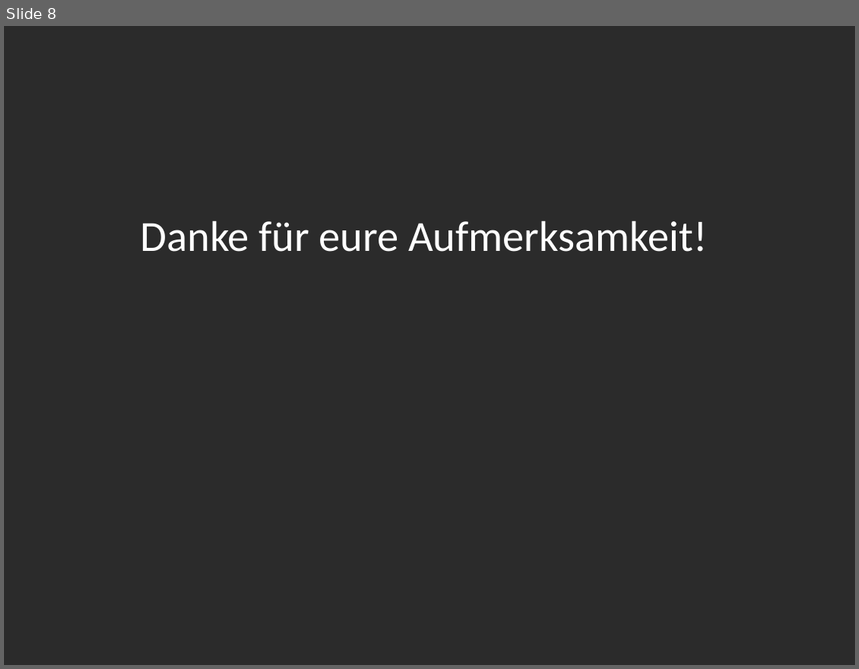
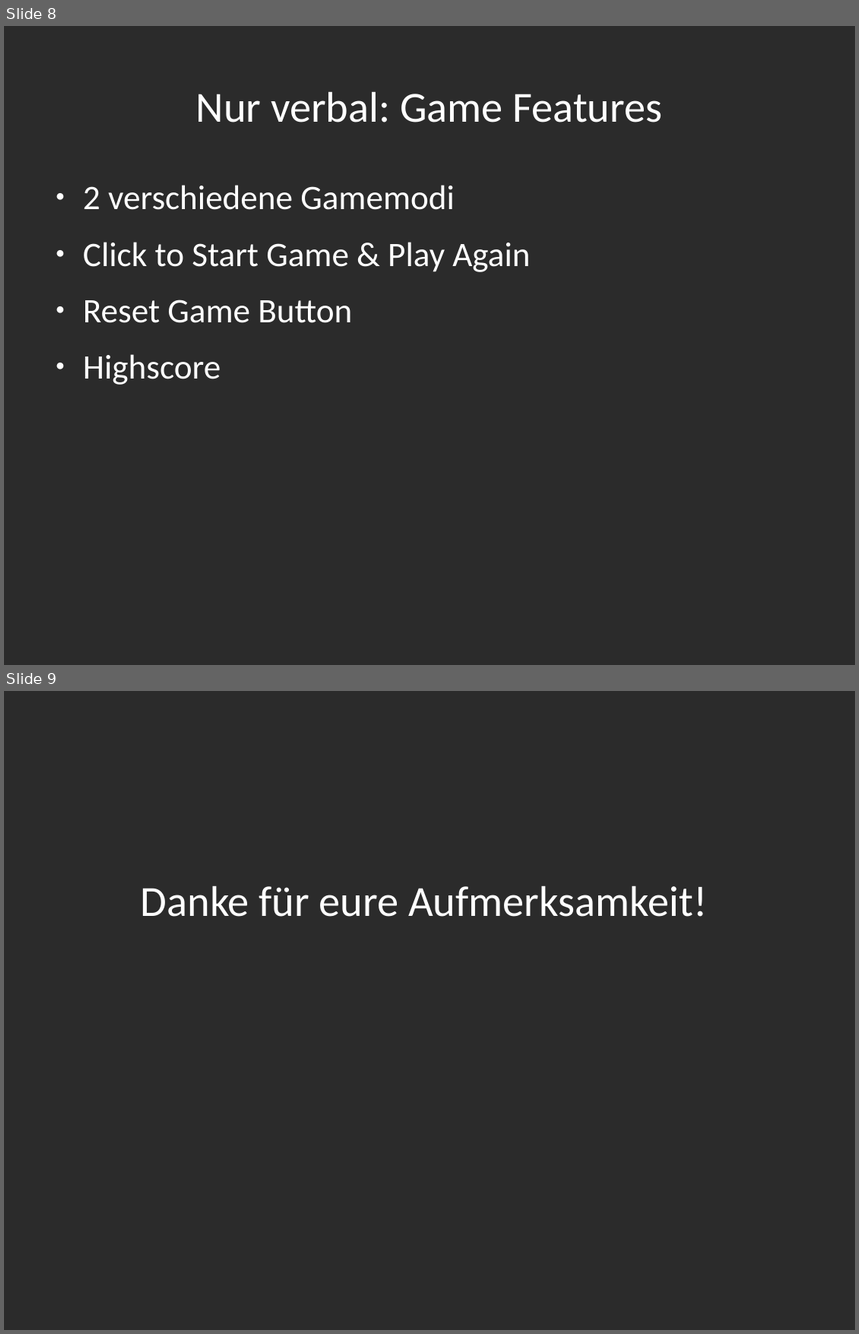
Before and after one commit to Rust-Mikrocontroller-Praktikum-2017/megamaertz, a slide deck: slides/slides.odp. Shown one above the other, each under a label of ours: slide 8 before the commit, slides 8 and 9 after it. The pictures are 859x669 and 859x1334 pixels, drawn with LibreOffice and Linux fonts; fonts in the diff are those of the drawing; background and template pictures are left out; a plain dark background stands for a picture behind light text. Boxes give left, top, right and bottom in pixels: in the first picture for what was removed or moved away, otherwise in the second. Text is boxed around its words. In the diff, an @@ line names an element or a change of style, - is before the commit and + after.

```diff
--- a/slides/slides.odp
+++ b/slides/slides.odp
@@ slide 8 added at <box>4,26,855,665</box>, background picture (left out) @@
@@ title added at <box>196,91,662,123</box>, 40 pt, text #FFFFFF @@
+Nur verbal: Game Features
@@ text added at <box>83,185,530,385</box>, 32 pt, text #FFFFFF @@
+● 2 verschiedene Gamemodi
+● Click to Start Game & Play Again
+● Reset Game Button
+● Highscore
@@ what was slide 8 is now slide 9 @@
```
Also in this commit, not shown: 4 slides changed, 3 other slides added, 3 slides removed, 1 other file.
